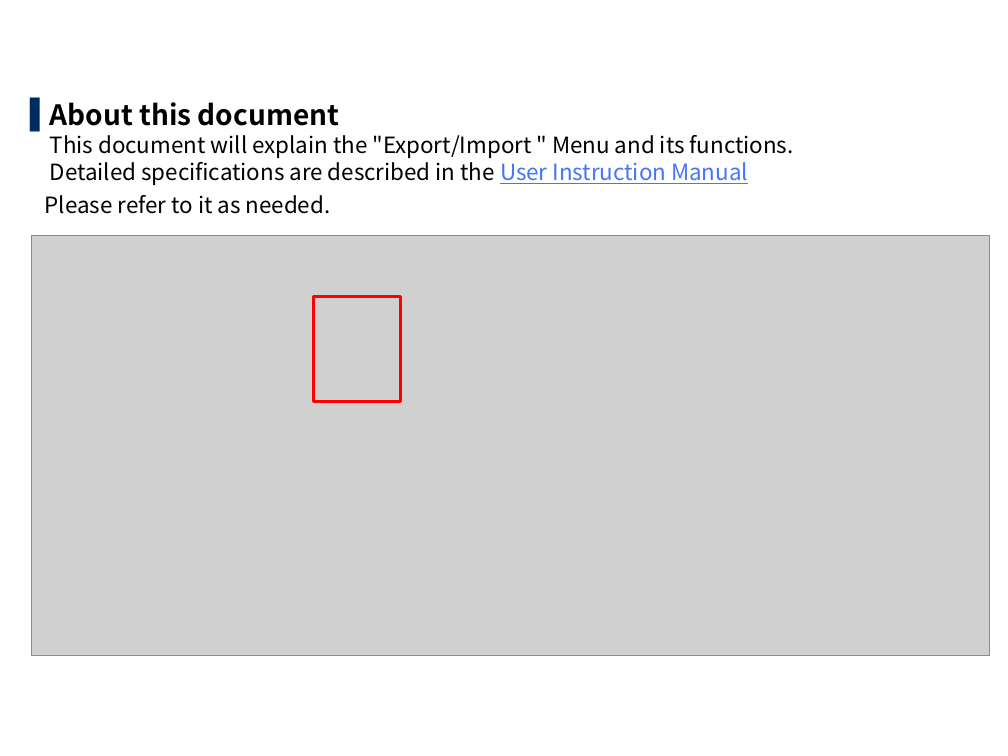
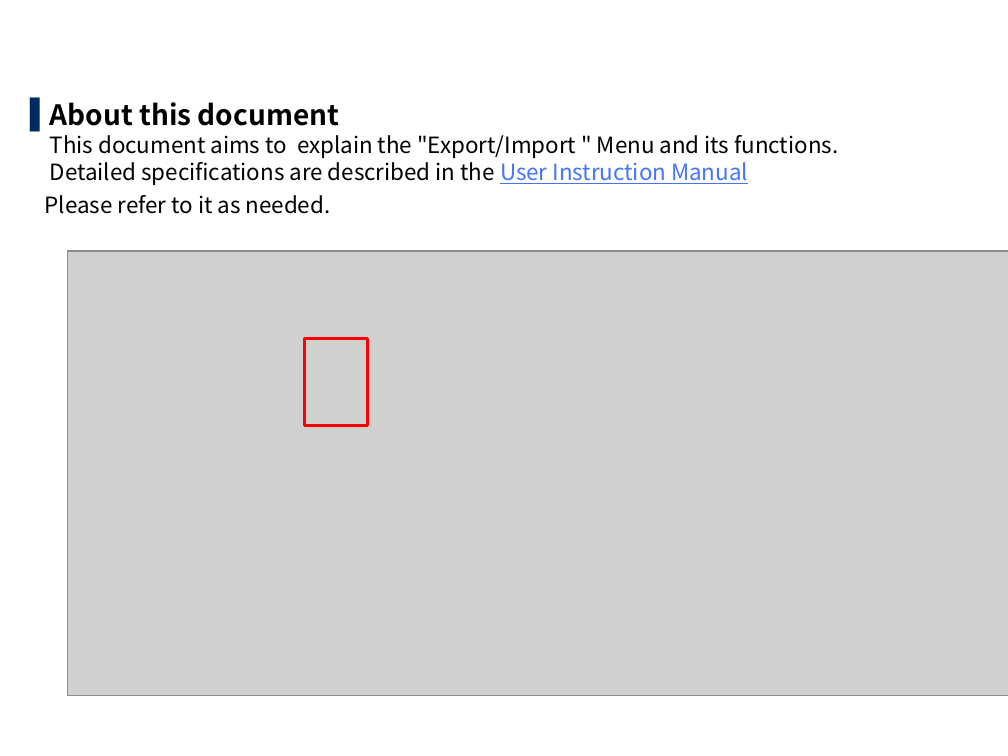
Before and after one commit to exastro-suite/it-automation-docs, a slide deck: slide 4 of asset/Learn/ITA-export-import_classroom_lecture_en.pptx. Drawn at 1008x756 pixels with LibreOffice and Linux fonts; fonts in the diff are those of the drawing; grey boxes stand for pictures; background and template pictures are left out. Boxes give left, top, right and bottom in pixels: in the first picture for what was removed or moved away, otherwise in the second. Text is boxed around its words. In the diff, an @@ line names an element or a change of style, - is before the commit and + after.

```diff
--- a/asset/Learn/ITA-export-import_classroom_lecture_en.pptx
+++ b/asset/Learn/ITA-export-import_classroom_lecture_en.pptx
@@ text at box(50, 102, 838, 185): text changed @@
-▌ About this document
-  This document will explain the "Export/Import " Menu and its functions.
-  Detailed specifications are described in the User Instruction Manual
+▌ About this document
+  This document aims to explain the "Export/Import " Menu and its functions.
+  Detailed specifications are described in the User Instruction Manual
@@ picture: place and size @@
-picture at box(31, 235, 990, 655)
+picture at box(68, 251, 1008, 696)
@@ rectangle: place and size @@
-rectangle at box(313, 296, 401, 401)
+rectangle at box(304, 339, 368, 425)
```
Also in this commit, not shown: 9 other slides changed, 7 slides removed, 5 other files.
